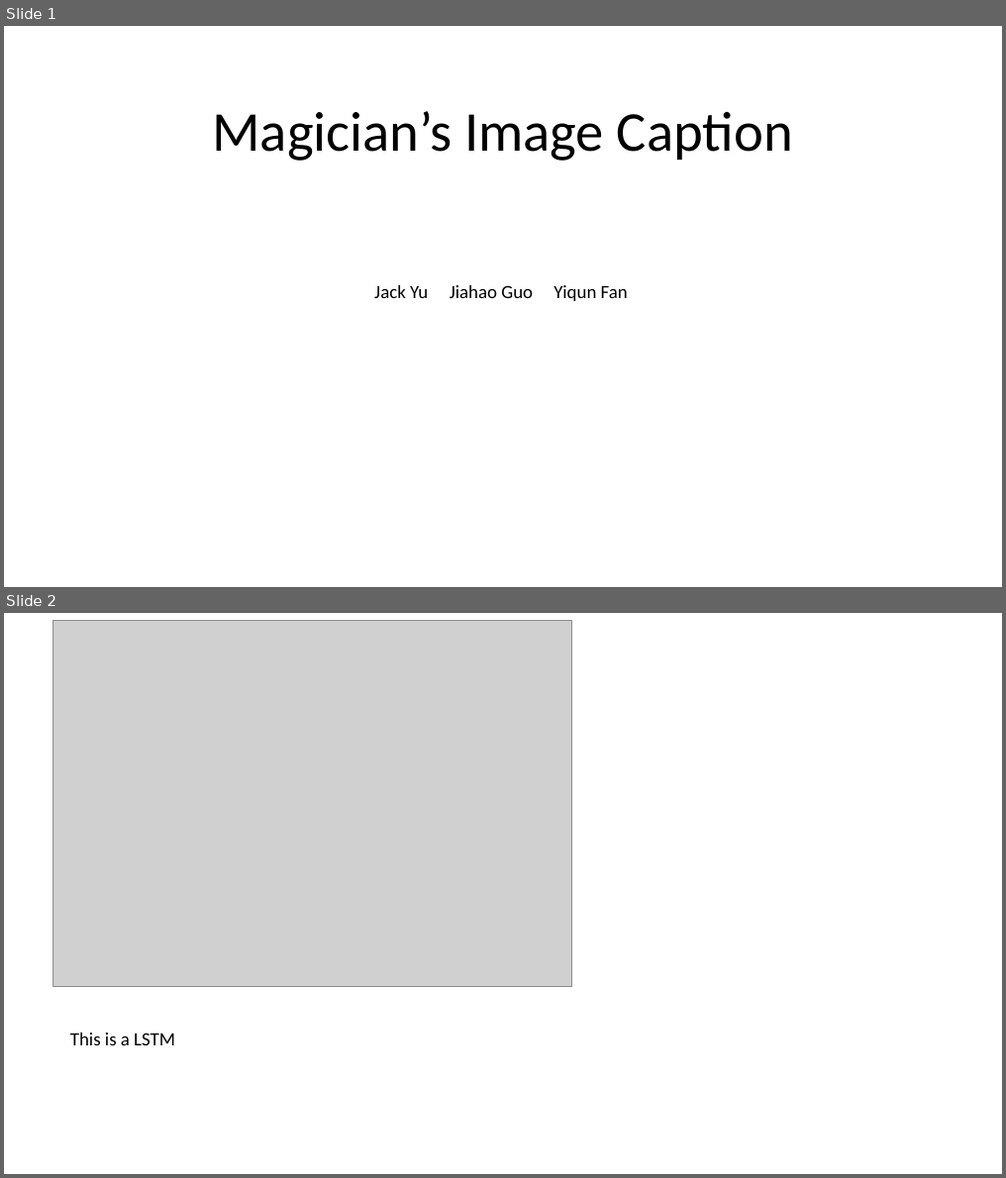
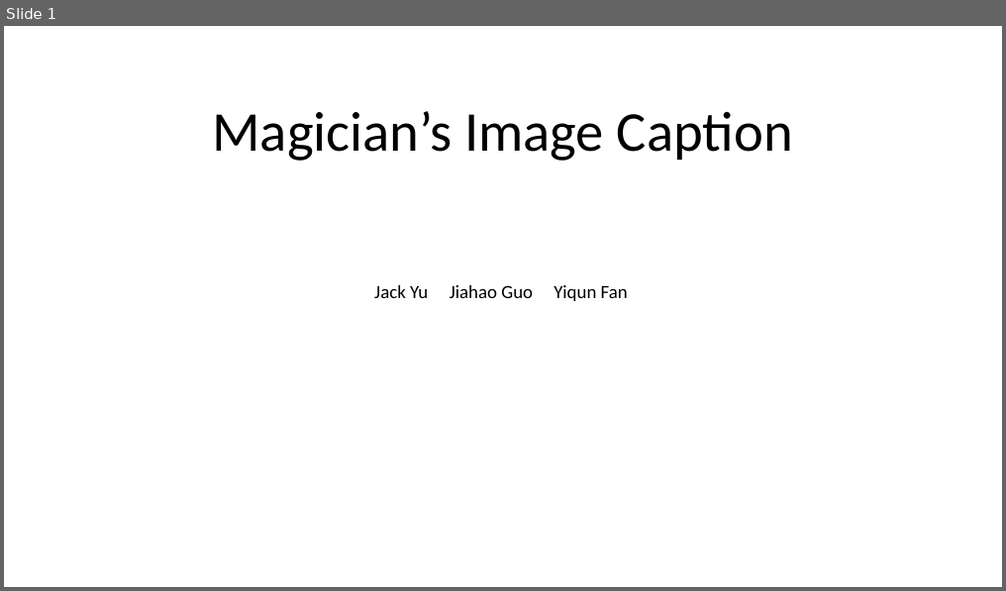
Before and after one commit to Kive1ru/CS-175-Image-Caption, a slide deck: project presentation (WIP).pptx. Shown one above the other, each under a label of ours: slides 1 and 2 before the commit, slide 1 after it. The pictures are 1006x1178 and 1006x591 pixels, drawn with LibreOffice and Linux fonts; fonts in the diff are those of the drawing; grey boxes stand for pictures. Boxes give left, top, right and bottom in pixels: in the first picture for what was removed or moved away, otherwise in the second. Text is boxed around its words. In the diff, an @@ line names an element or a change of style, - is before the commit and + after.

```diff
--- a/project presentation (WIP).pptx
+++ b/project presentation (WIP).pptx
@@ slide 2 removed at bbox=[4, 613, 1002, 1174], background #FFFFFF @@
@@ picture removed at bbox=[53, 621, 571, 986] @@
@@ text removed at bbox=[70, 1033, 175, 1046] @@
-This is a LSTM
```
Also in this commit, not shown: 1 slide changed, 2 slides added, 1 other slide removed, 2 other files.
